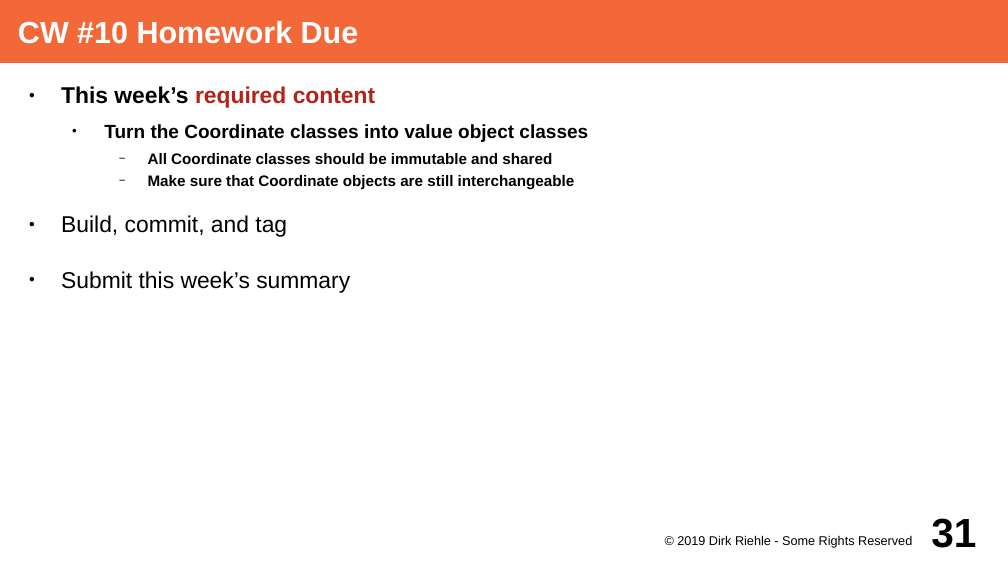
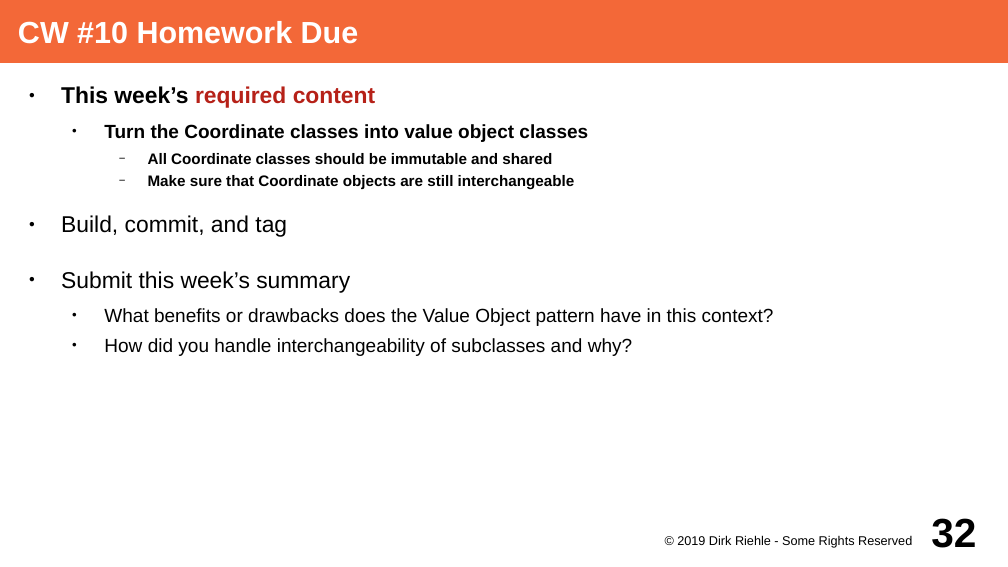
Before and after one commit to dirkriehle/adap-course, a slide deck: slide 32 of Lecture Slides/ADAP A02 - Course Schedule.odp (slide 31 before the commit). Drawn at 1008x567 pixels with LibreOffice and Linux fonts; fonts in the diff are those of the drawing. Boxes give left, top, right and bottom in pixels: in the first picture for what was removed or moved away, otherwise in the second. Text is boxed around its words. In the diff, an @@ line names an element or a change of style, - is before the commit and + after.

Commit message:
Updated homework and project set-up for WS 2019/20.

```diff
--- a/Lecture Slides/ADAP A02 - Course Schedule.odp
+++ b/Lecture Slides/ADAP A02 - Course Schedule.odp
@@ text at box(104, 308, 774, 356): paragraphs added @@
+  ● What benefits or drawbacks does the Value Object pattern have in this context?
+  ● How did you handle interchangeability of subclasses and why?
@@ page number at box(931, 518, 976, 548): text changed @@
-31
+32
```
Also in this commit, not shown: 22 other slides changed, 1 slide added, 3 other files.
